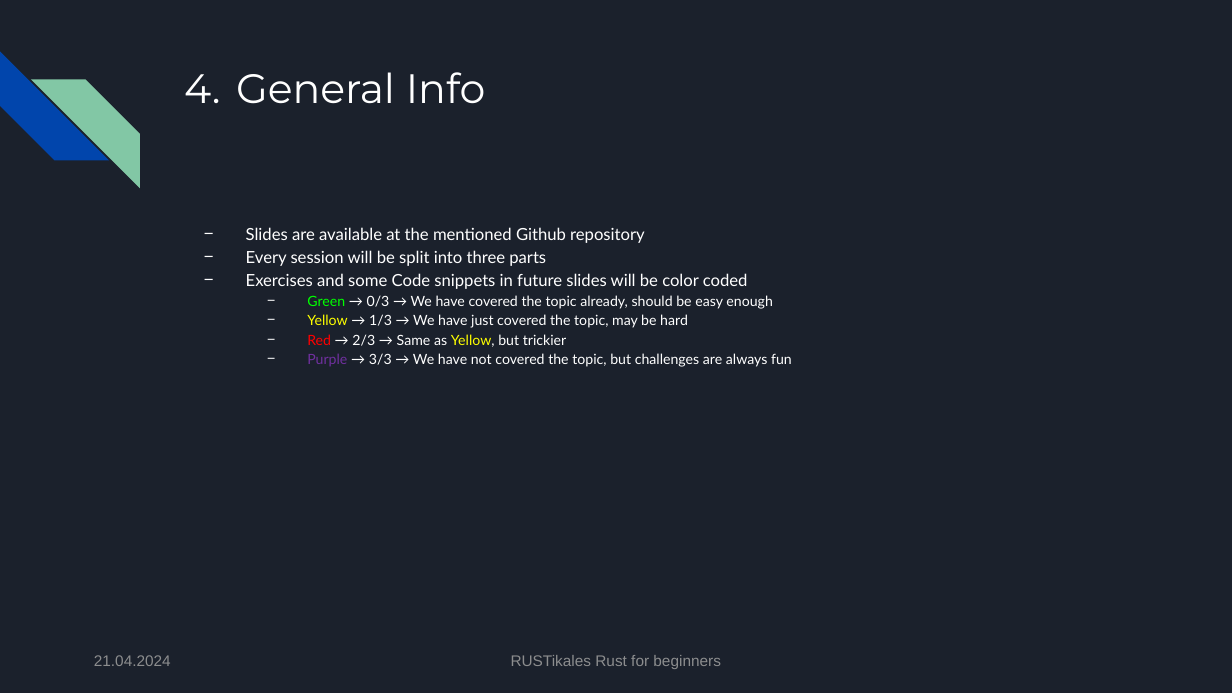
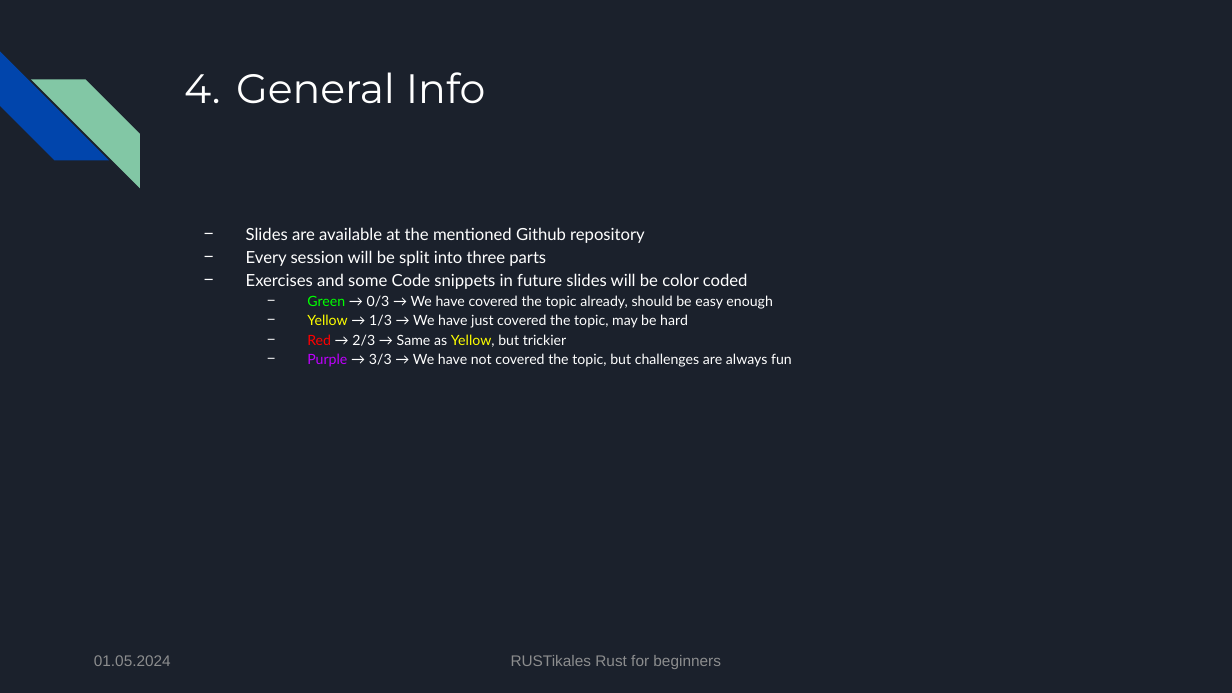
Before and after one commit to pfhaupt/progkurs, a slide deck: slide 48 of rust-beginner/01 - Installation/01 - original.pptx. Drawn at 1232x693 pixels with LibreOffice and Linux fonts; fonts in the diff are those of the drawing. Boxes give left, top, right and bottom in pixels: in the first picture for what was removed or moved away, otherwise in the second. Text is boxed around its words. In the diff, an @@ line names an element or a change of style, - is before the commit and + after.

Commit message:
[R-B-01] Fix color coding
Purple had the wrong RGB value, no wonder it didn't show properly.

```diff
--- a/rust-beginner/01 - Installation/01 - original.pptx
+++ b/rust-beginner/01 - Installation/01 - original.pptx
@@ text at [307, 353, 792, 367]: text colour #7030A0 to #BF00FF in "Purple" @@
@@ text at [94, 655, 171, 666]: text changed @@
-21.04.2024
+01.05.2024
```
Also in this commit, not shown: 49 other slides changed, 1 other file.
